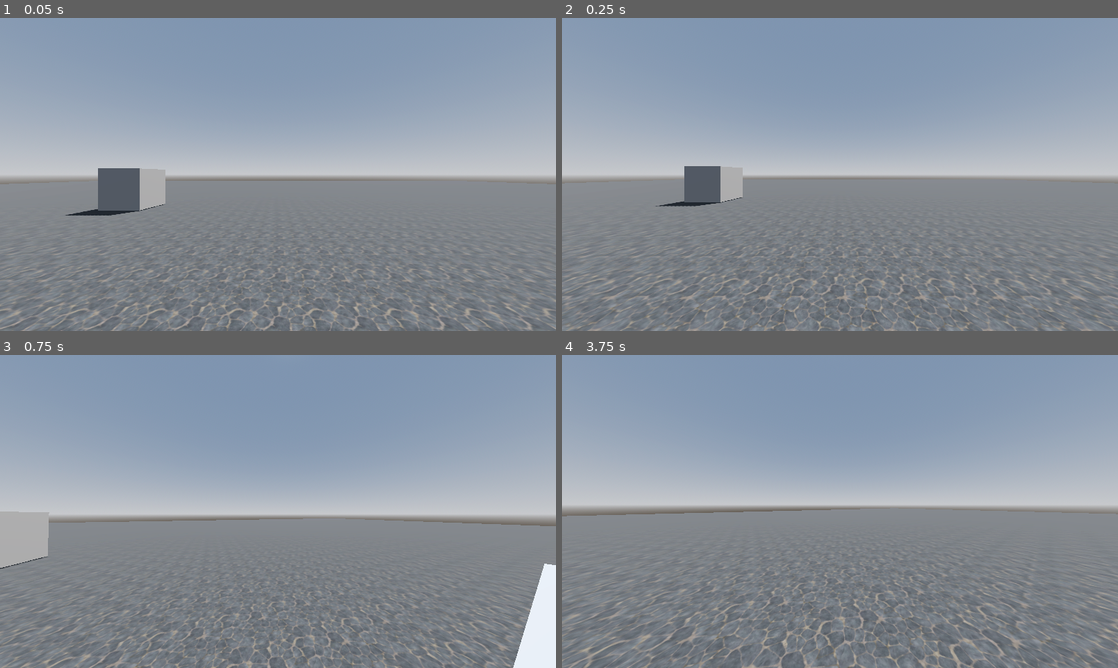
Above: before the commit, frames 1-4 (two rows, left to right).
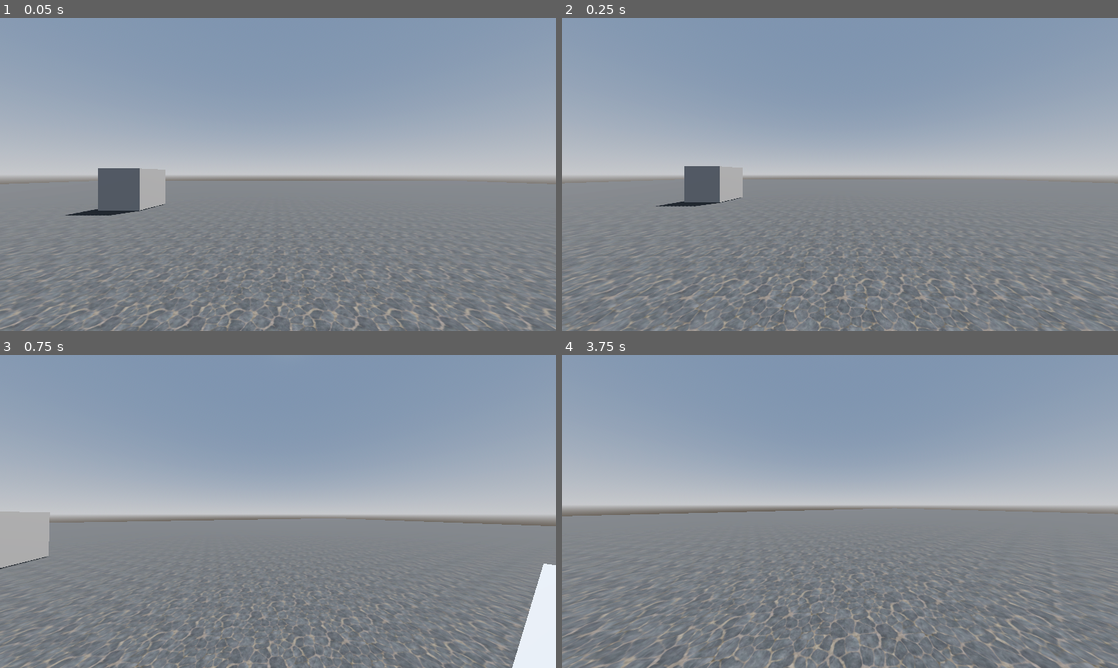
Above: after the commit, the same moments.

Repository: Kmagameguy/FPS-Test
Game: Godot game, scene res://Scenes/world.tscn
The game is run twice, just before and just after one commit, with the same random seed, the same clock (stepped at 60 frames per second) and the same inputs.
Inputs (mouse positions are in pixels of both pictures, inside the frame that each line leads up to):
- Up to frame 1 (0.05 s): no input
- Up to frame 2 (0.25 s): no input
- Up to frame 3 (0.75 s): move the mouse to (305, 511) at 0.52 s; hold W (forward) from 0.53 s (still down); tap Space (jump) at 0.6 s
- Up to frame 4 (3.75 s): keep holding W (forward); tap Space (jump) at 0.77, 1.07, 1.52, 1.55, 1.82, 2.3, 2.85, 3.02, 3.32 s; move the mouse to (812, 511) at 1.27 s; tap Shift (sprint) at 1.35, 3.6 s; move the mouse to (851, 505) at 2.02 s; tap Ctrl (tiptoe) at 2.1 s; move the mouse to (834, 517) at 2.77 s; move the mouse to (878, 514) at 3.52 s

Frame 1 is identical in both runs. In frame 2, less than 0.1% of the frame differs, in the area x 17-33%, y 47-61%; in frame 3, 0.2%; in frame 4, 6.7%, in the area x 0-100%, y 49-100%.

Commit message:
Inverse update & physics_update Code; Woops

Diff:
--- a/Scripts/player_fall_state.gd
+++ b/Scripts/player_fall_state.gd
@@ -10,19 +10,22 @@
 	_previous_state = previous_state
 
 func update(delta: float) -> void:
+	PLAYER.update_fov(SPEED, delta)
+
+func physics_update(delta: float) -> void:
 	PLAYER.update_gravity(delta)
 	PLAYER.update_input(SPEED, ACCELERATION, DECELERATION)
 	PLAYER.update_velocity()
 
-	if Input.is_action_just_pressed(PLAYER.STATES.JUMP.ACTION) && _not_previously_jumping():
-		transition.emit(PLAYER.STATES.JUMP.NAME)
+	if Input.is_action_just_pressed(PLAYER.STATES.JUMP.ACTION):
+		if _not_previously_jumping():
+			transition.emit(PLAYER.STATES.JUMP.NAME)
+		elif _previous_state is PlayerJumpState:
+			transition.emit(PLAYER.STATES.DOUBLE_JUMP.NAME)
 
 	if PLAYER.is_on_floor():
 		transition.emit(PLAYER.STATES.IDLE.NAME)
 
-func update_physics(delta: float) -> void:
-	PLAYER.update_fov(SPEED, delta)
-
 func _not_previously_jumping() -> bool:
 	return !(_previous_state is PlayerJumpState ||
 				_previous_state is PlayerDoubleJumpState)
--- a/Scripts/player_idle_state.gd
+++ b/Scripts/player_idle_state.gd
@@ -5,6 +5,10 @@
 @export var DECELERATION: float = 0.25
 
 func update(delta: float) -> void:
+	PLAYER.update_headbob(delta)
+	PLAYER.update_fov(SPEED, delta)
+
+func physics_update(delta: float) -> void:
 	PLAYER.update_gravity(delta)
 	PLAYER.update_input(SPEED, ACCELERATION, DECELERATION)
 	PLAYER.update_velocity()
@@ -17,7 +21,3 @@
 
 	if PLAYER.velocity.y < -3.0 && PLAYER.is_in_air():
 		transition.emit(PLAYER.STATES.FALL.NAME)
-
-func physics_update(delta: float) -> void:
-	PLAYER.update_headbob(delta)
-	PLAYER.update_fov(SPEED, delta)
--- a/Scripts/player_jump_state.gd
+++ b/Scripts/player_jump_state.gd
@@ -10,6 +10,9 @@
 	PLAYER.velocity.y = JUMP_VELOCITY
 
 func update(delta: float) -> void:
+	PLAYER.update_fov(SPEED, delta)
+
+func physics_update(delta: float) -> void:
 	PLAYER.update_gravity(delta)
 	PLAYER.update_input(SPEED * INPUT_REDUCER, ACCELERATION, DECELERATION)
 	PLAYER.update_velocity()
@@ -26,6 +29,3 @@
 
 	if PLAYER.velocity.y < -4.0 && PLAYER.is_in_air():
 		transition.emit(PLAYER.STATES.FALL.NAME)
-
-func physics_update(delta: float) -> void:
-	PLAYER.update_fov(SPEED, delta)
--- a/Scripts/player_sprint_state.gd
+++ b/Scripts/player_sprint_state.gd
@@ -5,6 +5,10 @@
 @export var DECELERATION: float = 0.25
 
 func update(delta: float) -> void:
+	PLAYER.update_headbob(delta)
+	PLAYER.update_fov(SPEED, delta)
+
+func physics_update(delta: float) -> void:
 	PLAYER.update_gravity(delta)
 	PLAYER.update_input(SPEED, ACCELERATION, DECELERATION)
 	PLAYER.update_velocity()
@@ -17,7 +21,3 @@
 
 	if PLAYER.velocity.y < -3.0 && PLAYER.is_in_air():
 		transition.emit(PLAYER.STATES.FALL.NAME)
-
-func physics_update(delta: float) -> void:
-	PLAYER.update_headbob(delta)
-	PLAYER.update_fov(SPEED, delta)
--- a/Scripts/player_tip_toe_state.gd
+++ b/Scripts/player_tip_toe_state.gd
@@ -5,6 +5,10 @@
 @export var DECELERATION: float = 0.25
 
 func update(delta: float) -> void:
+	PLAYER.update_headbob(delta)
+	PLAYER.update_fov(SPEED, delta)
+
+func physics_update(delta: float) -> void:
 	PLAYER.update_gravity(delta)
 	PLAYER.update_input(SPEED, ACCELERATION, DECELERATION)
 	PLAYER.update_velocity()
@@ -20,7 +24,3 @@
 
 	if PLAYER.velocity.y < -3.0 && PLAYER.is_in_air():
 		transition.emit(PLAYER.STATES.FALL.NAME)
-
-func update_physics(delta: float) -> void:
-	PLAYER.update_headbob(delta)
-	PLAYER.update_fov(SPEED, delta)
--- a/Scripts/player_walk_state.gd
+++ b/Scripts/player_walk_state.gd
@@ -5,6 +5,10 @@
 @export var DECELERATION: float = 0.25
 
 func update(delta: float) -> void:
+	PLAYER.update_headbob(delta)
+	PLAYER.update_fov(SPEED, delta)
+
+func physics_update(delta: float) -> void:
 	PLAYER.update_gravity(delta)
 	PLAYER.update_input(SPEED, ACCELERATION, DECELERATION)
 	PLAYER.update_velocity()
@@ -23,7 +27,3 @@
 
 	if PLAYER.velocity.y < -3.0 && PLAYER.is_in_air():
 		transition.emit(PLAYER.STATES.FALL.NAME)
-
-func physics_update(delta: float) -> void:
-	PLAYER.update_headbob(delta)
-	PLAYER.update_fov(SPEED, delta)
